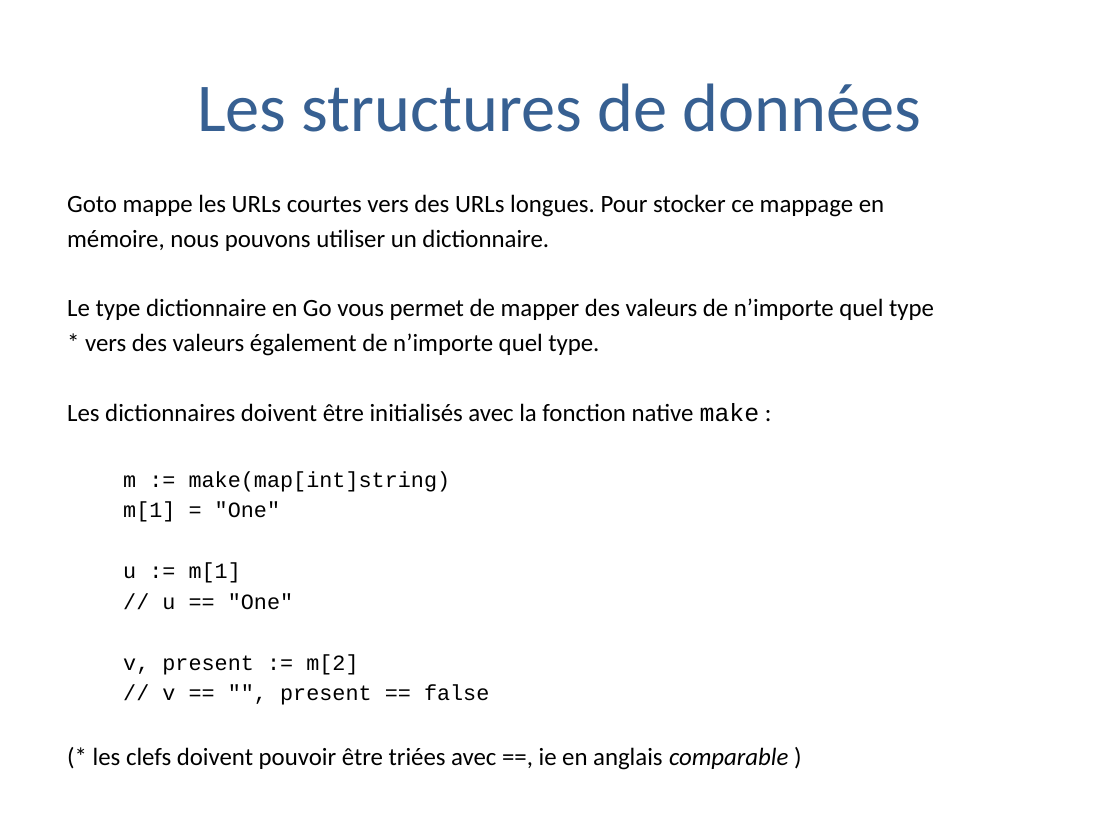
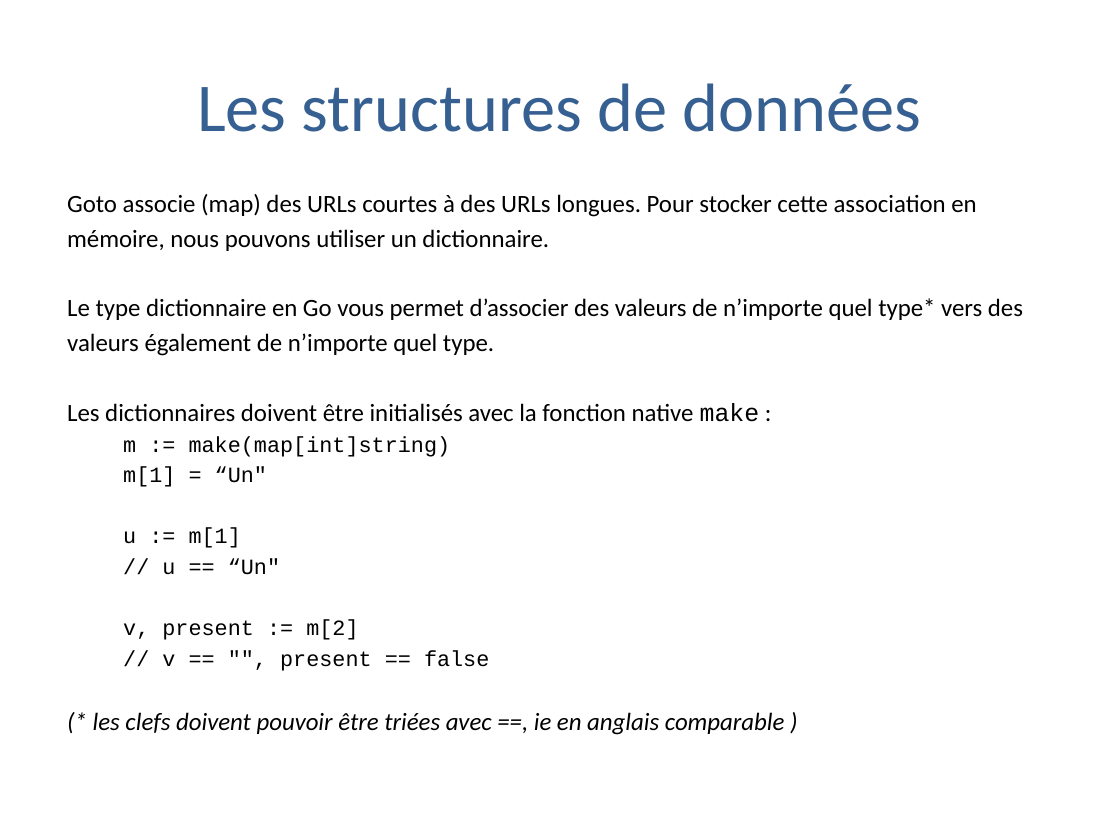
Before and after one commit to trash-anger/golang-france, a slide deck: slide 5 of Go-documentation/cours-general/Pratique de la programmation en go.pptx. Drawn at 1120x840 pixels with LibreOffice and Linux fonts; fonts in the diff are those of the drawing; background and template pictures are left out. Boxes give left, top, right and bottom in pixels: in the first picture for what was removed or moved away, otherwise in the second. Text is boxed around its words. In the diff, an @@ line names an element or a change of style, - is before the commit and + after.

```diff
--- a/Go-documentation/cours-general/Pratique de la programmation en go.pptx
+++ b/Go-documentation/cours-general/Pratique de la programmation en go.pptx
@@ text at bbox=[67, 194, 976, 217]: text changed @@
-Goto mappe les URLs courtes vers des URLs longues. Pour stocker ce mappage en
+Goto associe (map) des URLs courtes à des URLs longues. Pour stocker cette association en
@@ text at bbox=[67, 298, 1023, 356]: text changed @@
-Le type dictionnaire en Go vous permet de mapper des valeurs de n’importe quel type
-* vers des valeurs également de n’importe quel type.
+Le type dictionnaire en Go vous permet d’associer des valeurs de n’importe quel type* vers des
+valeurs également de n’importe quel type.
@@ text at bbox=[123, 467, 267, 487]: text changed @@
-  m[1] = "One"
+  m[1] = “Un"
@@ text at bbox=[162, 558, 280, 575]: text changed @@
-  // u == "One"
+  // u == “Un"
@@ text at bbox=[93, 712, 785, 735]: italic on in "(* les clefs doivent pouvoir être triées ..." @@
```
Also in this commit, not shown: 35 other slides changed, 1 other file.
